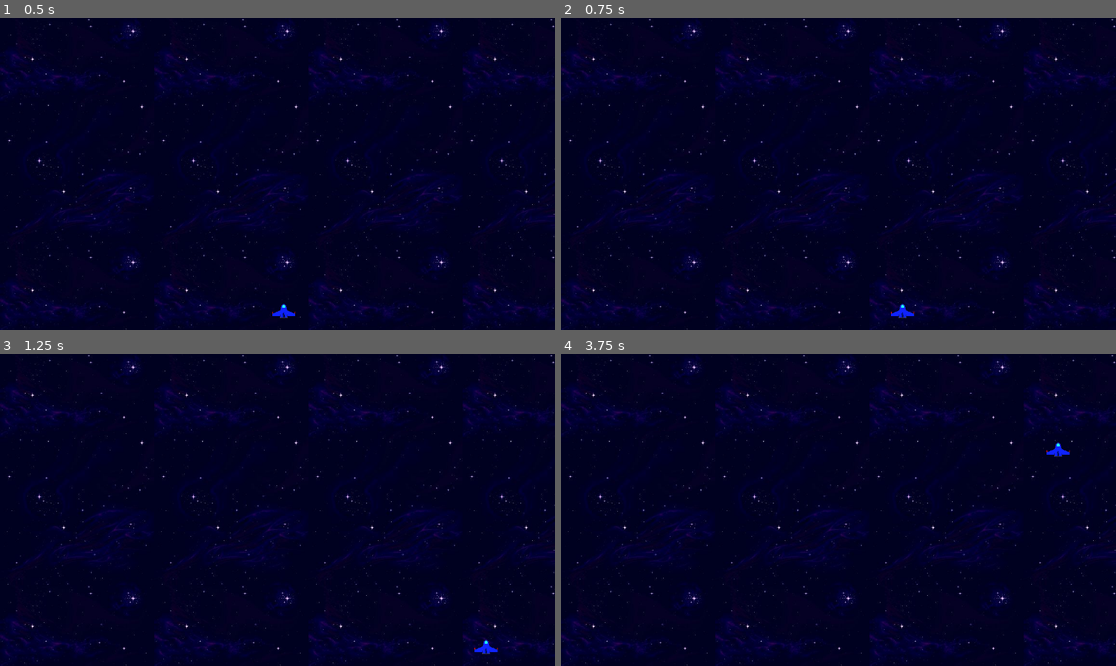
Above: before the commit, frames 1-4 (two rows, left to right).
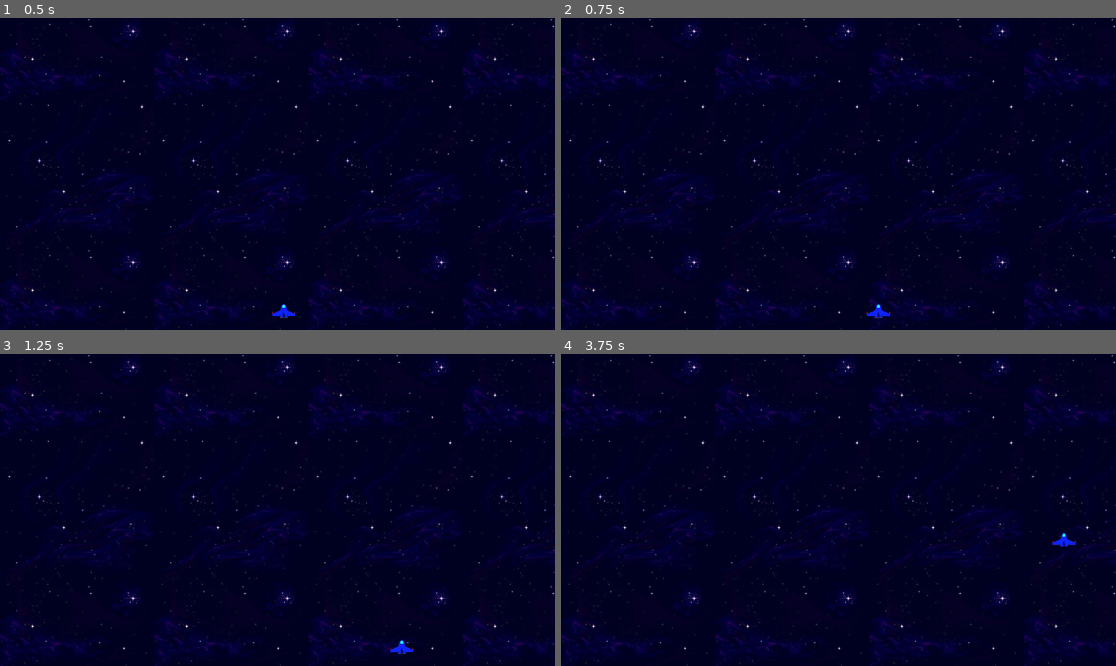
Above: after the commit, the same moments.

Repository: YuriyPogodilov/SpaceInvaders
Game: Godot game, scene res://map.tscn
Two runs of this game, one before a commit and one after it. Both use one fixed random seed, a clock stepped at 60 frames per second and the inputs below.
Inputs:
- Up to frame 1 (0.5 s): no input
- Up to frame 2 (0.75 s): tap Enter at 0.5 s; hold D (move_right) from 0.53 s (still down)
- Up to frame 3 (1.25 s): keep holding D (move_right)
- Up to frame 4 (3.75 s): release D (move_right) at 1.28 s; hold S (move_down) 1.28-2.03 s; tap Space at 2 s; hold D (move_right) 2.03-2.78 s; tap Enter at 2.75 s; hold W (move_up) 2.78-3.53 s; hold A (move_left) from 3.53 s (still down)

Frame 1 is identical in both runs. In frame 2, 0.2% of the frame differs, in the area x 55-64%, y 91-97%; in frame 3, 0.2%, in the area x 70-90%, y 91-97%; in frame 4, 0.2%.

Commit message:
Updated speed

Diff:
--- a/map.tscn
+++ b/map.tscn
@@ -615,6 +615,7 @@
 
 [node name="Spaceship" parent="." instance=ExtResource("1_nsegh")]
 position = Vector2(589, 608)
+SPEED = 350
 
 [node name="CanvasLayer" type="CanvasLayer" parent="."]
 layer = -1
--- a/spaceship/spaceship.gd
+++ b/spaceship/spaceship.gd
@@ -1,6 +1,6 @@
 class_name Spacesheep extends CharacterBody2D
 
-@export_range(50, 1000, 500) var SPEED = 600
+@export_range(50, 1000, 50) var SPEED = 600
 
 func _physics_process(delta):
 	var direction = Input.get_vector("move_left", "move_right", "move_up", "move_down")
